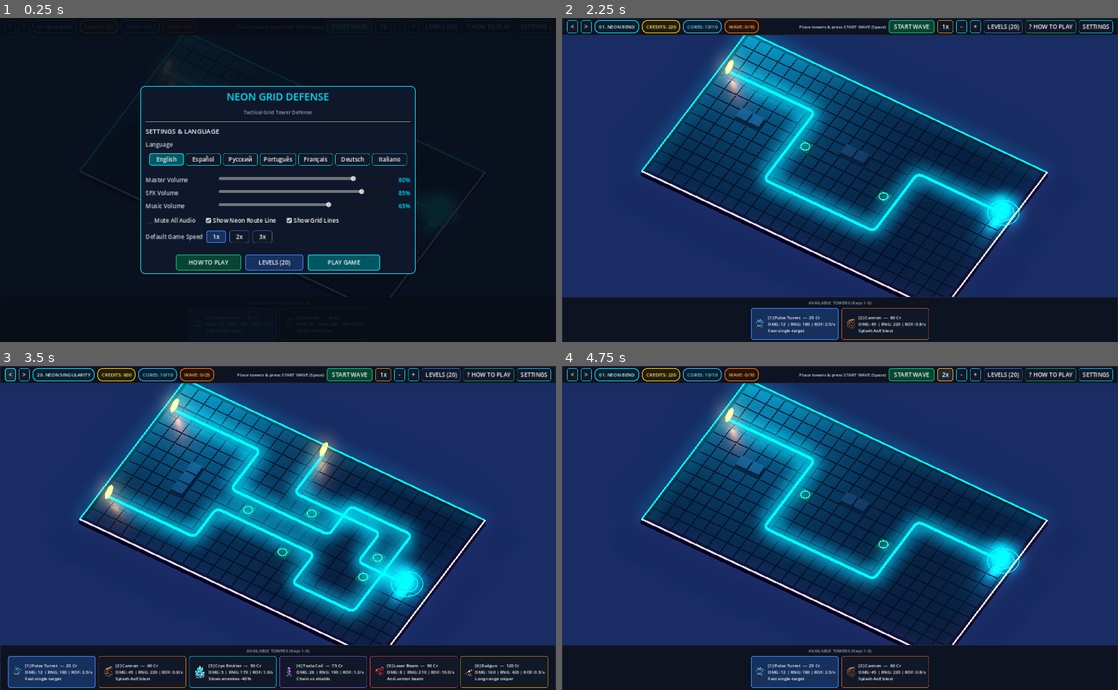
Above: before the commit, frames 1-4 (two rows, left to right).
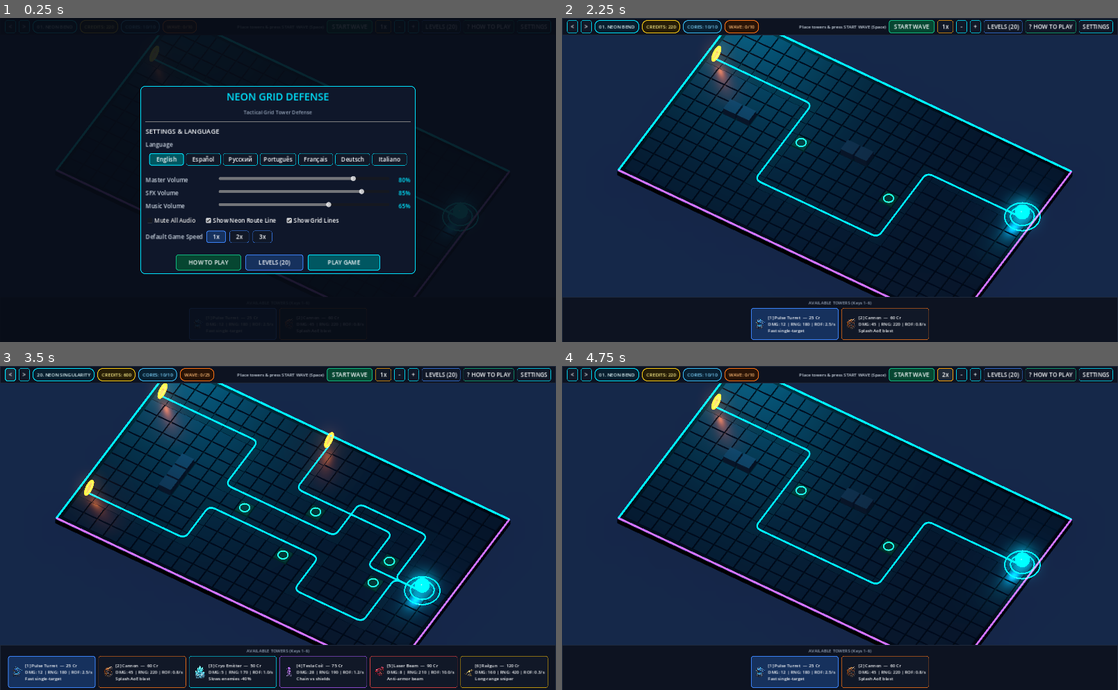
Above: after the commit, the same moments.

Repository: o1egkl/neon-grid-defense
Game: Godot game, scene res://scenes/main.tscn
Two runs of this game, one before a commit and one after it. Both use one fixed random seed, a clock stepped at 60 frames per second and the inputs below.
Inputs:
- Up to frame 1 (0.25 s): no input
- Up to frame 2 (2.25 s): click "START WAVE" at 0.5 s; click "START WAVE" at 1.25 s; click "PLAY GAME" at 2 s
- Up to frame 3 (3.5 s): click "<" at 2.75 s
- Up to frame 4 (4.75 s): click ">" at 3.5 s; click "1x" at 4.25 s

The runs differ from the first frame. In frame 1, 0.3% of the frame differs, in the area x 14-88%, y 5-87%; in frame 2, 71%; in frame 3, 74%, in the area x 0-100%, y 5-87%; in frame 4, 71%.

Commit message:
fix: enable MSAA 4x, calm bloom, 3D silhouette outlines, contact shadows, and larger readable units

Diff:
--- a/project.godot
+++ b/project.godot
@@ -34,5 +34,7 @@
 
 renderer/rendering_method="gl_compatibility"
 renderer/rendering_method.mobile="gl_compatibility"
+anti_aliasing/quality/msaa_3d=2
+anti_aliasing/quality/screen_space_aa=1
 textures/vram_compression/import_etc2_astc=true
-environment/defaults/default_clear_color=Color(0.0431373, 0.0588235, 0.0901961, 1)
+environment/defaults/default_clear_color=Color(0.0235294, 0.0392157, 0.0705882, 1)
--- a/scripts/grid_manager.gd
+++ b/scripts/grid_manager.gd
@@ -66,6 +66,7 @@
 var _core_ring_b: MeshInstance3D
 var _core_light: OmniLight3D
 var _core_mat: StandardMaterial3D
+var _outline_mat: StandardMaterial3D
 
 # Combat runtime
 var _waves_data: Array = []
@@ -83,7 +84,7 @@
 var _anim_time: float = 0.0
 
 # Camera Zoom & Pan (Desktop Wheel + MMB/WASD + Android 2-Finger Pinch)
-var _base_cam_size: float = 22.8
+var _base_cam_size: float = 20.4
 var _zoom_factor: float = 1.0
 var _target_zoom: float = 1.0
 var _pan_offset := Vector3.ZERO
@@ -114,16 +115,24 @@
 
 
 func _setup_environment_and_camera() -> void:
+	_outline_mat = StandardMaterial3D.new()
+	_outline_mat.albedo_color = Color("#04070E")
+	_outline_mat.shading_mode = BaseMaterial3D.SHADING_MODE_UNSHADED
+	_outline_mat.cull_mode = BaseMaterial3D.CULL_FRONT
+	_outline_mat.grow = true
+	_outline_mat.grow_amount = 0.026
+
 	var env := Environment.new()
 	env.background_mode = Environment.BG_COLOR
-	env.background_color = Color("#050810")
+	env.background_color = Color("#060A12")
 	env.ambient_light_source = Environment.AMBIENT_SOURCE_COLOR
-	env.ambient_light_color = Color("#243B5C")
-	env.ambient_light_energy = 0.65
-	env.tonemap_mode = Environment.TONE_MAPPER_FILMIC
+	env.ambient_light_color = Color("#2B405E")
+	env.ambient_light_energy = 0.72
+	env.tonemap_mode = Environment.TONE_MAPPER_LINEAR
 	env.glow_enabled = true
-	env.glow_intensity = 0.90
-	env.glow_bloom = 0.28
+	env.glow_intensity = 0.55
+	env.glow_bloom = 0.05
+	env.glow_hdr_threshold = 1.25
 	env.glow_blend_mode = Environment.GLOW_BLEND_MODE_ADDITIVE
 
 	var we := WorldEnvironment.new()
@@ -201,9 +210,9 @@
 		return
 	var vp: Vector2 = get_viewport().get_visible_rect().size
 	var aspect: float = maxf(vp.x / maxf(vp.y, 1.0), 0.5)
-	_base_cam_size = 22.8
+	_base_cam_size = 20.4
 	if aspect < 1.65:
-		_base_cam_size = 22.8 * (1.65 / aspect)
+		_base_cam_size = 20.4 * (1.65 / aspect)
 	_apply_camera_transform()
 
 
@@ -333,7 +342,7 @@
 	var ring_col: Color = Color("#FACC15") if lvl == MAX_TOWER_LEVEL else col
 
 	if is_instance_valid(head):
-		var sc: float = 1.0 + float(lvl - 1) * 0.045
+		var sc: float = 1.22 + float(lvl - 1) * 0.055
 		head.scale = Vector3(sc, sc, sc)
 
 	if is_instance_valid(rank_group):
@@ -393,6 +402,13 @@
 	return m
 
 
+func _make_unit_mat(col: Color, emission_strength: float = 0.0) -> StandardMaterial3D:
+	var m := _make_mat(col, emission_strength, 1.0, 0.18, 0.56)
+	if _outline_mat:
+		m.next_pass = _outline_mat
+	return m
+
+
 func _clear_node_children(node: Node) -> void:
 	for c in node.get_children():
 		c.queue_free()
@@ -550,8 +566,8 @@
 	# Неоновая рамка по периметру всей 3D-доски (как на концепте)
 	var gx: float = float(grid_size.x)
 	var gz: float = float(grid_size.y)
-	var rim_cyan := _make_mat(Color("#00E5FF"), 2.4, 0.9, 0.1, 0.2)
-	var rim_viol := _make_mat(Color("#A855F7"), 2.2, 0.9, 0.1, 0.2)
+	var rim_cyan := _make_mat(Color("#00E5FF"), 1.45, 0.85, 0.1, 0.2)
+	var rim_viol := _make_mat(Color("#A855F7"), 1.35, 0.85, 0.1, 0.2)
 	_board_root.add_child(_create_beam_mesh(Vector3(-0.25, -0.02, -0.25), Vector3(gx + 0.25, -0.02, -0.25), 0.09, rim_cyan))
 	_board_root.add_child(_create_beam_mesh(Vector3(-0.25, -0.02, gz + 0.25), Vector3(gx + 0.25, -0.02, gz + 0.25), 0.09, rim_viol))
 	_board_root.add_child(_create_beam_mesh(Vector3(-0.25, -0.02, -0.25), Vector3(-0.25, -0.02, gz + 0.25), 0.09, rim_cyan))
@@ -695,10 +711,10 @@
 
 func _build_3d_routes() -> void:
 	_clear_node_children(_route_root)
-	var line_mat := _make_mat(Color("#00E5FF"), 3.0, 0.95, 0.1, 0.15)
+	var line_mat := _make_mat(Color("#00D8F5"), 1.35, 0.90, 0.1, 0.25)
 	var joint_mesh := SphereMesh.new()
-	joint_mesh.radius = 0.052
-	joint_mesh.height = 0.104
+	joint_mesh.radius = 0.042
+	joint_mesh.height = 0.084
 
 	for spath in smooth_paths:
 		var pts: PackedVector3Array = spath
@@ -707,7 +723,7 @@
 			var b: Vector3 = pts[i + 1] + Vector3(0.0, -0.02, 0.0)
 			if a.distance_to(b) < 0.01:
 				continue
-			var seg := _create_beam_mesh(a, b, 0.15, line_mat)
+			var seg := _create_beam_mesh(a, b, 0.075, line_mat)
 			_route_root.add_child(seg)
 			var cap := MeshInstance3D.new()
 			cap.mesh = joint_mesh
@@ -984,10 +1000,10 @@
 
 func _build_rotating_tower(tid: String, col: Color, on_boost: bool) -> Dictionary:
 	var root := Node3D.new()
-	var dark_mat := _make_mat(Color("#152033"), 0.0, 1.0, 0.72, 0.35)
-	var steel_mat := _make_mat(Color("#475569"), 0.0, 1.0, 0.80, 0.28)
-	var accent_mat := _make_mat(col, 0.35, 1.0, 0.62, 0.28)
-	var glow_mat := _make_mat(col, 2.8, 1.0, 0.15, 0.15)
+	var dark_mat := _make_unit_mat(Color("#18253A"), 0.0)
+	var steel_mat := _make_unit_mat(Color("#64748B"), 0.0)
+	var accent_mat := _make_unit_mat(col.lightened(0.08), 0.18)
+	var glow_mat := _make_mat(col.lightened(0.15), 2.1, 1.0, 0.1, 0.2)
 
 	var ped := MeshInstance3D.new()
 	var pm := CylinderMesh.new()
@@ -1036,6 +1052,7 @@
 
 	var head := Node3D.new()
 	head.position.y = 0.36
+	head.scale = Vector3(1.22, 1.22, 1.22)
 	root.add_child(head)
 
 	var barrel_group := Node3D.new()
@@ -1357,12 +1374,29 @@
 	var root := Node3D.new()
 	var body_pivot := Node3D.new()
 	root.add_child(body_pivot)
-	var sc: float = 1.25 if elite else 1.0
+	var sc: float = 1.75 if elite else 1.45
 	body_pivot.scale = Vector3(sc, sc, sc)
 
+	# Тёмная контактная тень под каждым врагом — чётко отделяет силуэт от неоновой дороги
+	if eid != "drone":
+		var shadow := MeshInstance3D.new()
+		var shm := CylinderMesh.new()
+		shm.top_radius = 0.36 * sc
+		shm.bottom_radius = 0.36 * sc
+		shm.height = 0.02
+		shm.radial_segments = 16
+		shadow.mesh = shm
+		shadow.position.y = 0.02
+		var shmat := StandardMaterial3D.new()
+		shmat.albedo_color = Color(0.01, 0.02, 0.05, 0.80)
+		shmat.transparency = BaseMaterial3D.TRANSPARENCY_ALPHA
+		shmat.shading_mode = BaseMaterial3D.SHADING_MODE_UNSHADED
+		shadow.material_override = shmat
+		root.add_child(shadow)
+
 	var parts: Dictionary = {"pivot": body_pivot}
-	var steel := _make_mat(Color("#475569"), 0.0, 1.0, 0.78, 0.30)
-	var dark := _make_mat(Color("#1E293B"), 0.0, 1.0, 0.65, 0.45)
+	var steel := _make_unit_mat(Color("#94A3B8"), 0.0)
+	var dark := _make_unit_mat(Color("#273549"), 0.0)
 
 	match eid:
 		"swarm":
@@ -1371,7 +1405,7 @@
 			bm.size = Vector3(0.28, 0.14, 0.38)
 			hull.mesh = bm
 			hull.position.y = 0.22
-			hull.material_override = _make_mat(Color("#BE123C"), 0.3, 1.0, 0.6, 0.3)
+			hull.material_override = _make_unit_mat(Color("#E11D48"), 0.15)
 			body_pivot.add_child(hull)
 			var thrust := MeshInstance3D.new()
 			var sm := SphereMesh.new()
@@ -1384,7 +1418,7 @@
 			parts["thruster"] = thrust
 
 		"trooper":
-			var red := _make_mat(Color("#DC2626"), 0.25, 1.0, 0.55, 0.32)
+			var red := _make_unit_mat(Color("#EF4444"), 0.15)
 			var visor := _make_mat(Color("#F97316"), 2.8, 1.0, 0.1, 0.1)
 			var leg_l := _make_leg(steel, Vector3(-0.10, 0.24, 0.0), 0.24)
 			var leg_r := _make_leg(steel, Vector3(0.10, 0.24, 0.0), 0.24)
@@ -1462,7 +1496,7 @@
 			parts["turret"] = turret
 
 		"shielded":
-			var purp := _make_mat(Color("#7E22CE"), 0.3, 1.0, 0.6, 0.3)
+			var purp := _make_unit_mat(Color("#A855F7"), 0.18)
 			var leg_l := _make_leg(dark, Vector3(-0.13, 0.26, 0.0), 0.26)
 			var leg_r := _make_leg(dark, Vector3(0.13, 0.26, 0.0), 0.26)
 			body_pivot.add_child(leg_l)
@@ -1509,7 +1543,7 @@
 			parts["beacon"] = beacon
 
 		"splitter":
-			var gold_mat := _make_mat(Color("#D97706"), 0.35, 1.0, 0.7, 0.28)
+			var gold_mat := _make_unit_mat(Color("#F59E0B"), 0.18)
 			var core_m := MeshInstance3D.new()
 			var cm := BoxMesh.new()
 			cm.size = Vector3(0.24, 0.24, 0.24)
@@ -1532,7 +1566,7 @@
 			var hm := BoxMesh.new()
 			hm.size = Vector3(0.26, 0.12, 0.36)
 			hull.mesh = hm
-			hull.material_override = _make_mat(Color("#0284C7"), 0.3, 1.0, 0.65, 0.3)
+			hull.material_override = _make_unit_mat(Color("#38BDF8"), 0.20)
 			body_pivot.add_child(hull)
 			var rmat := _make_mat(Color("#38BDF8"), 2.8, 0.9, 0.1, 0.1)
 			var rotors: Array[Node3D] = []
